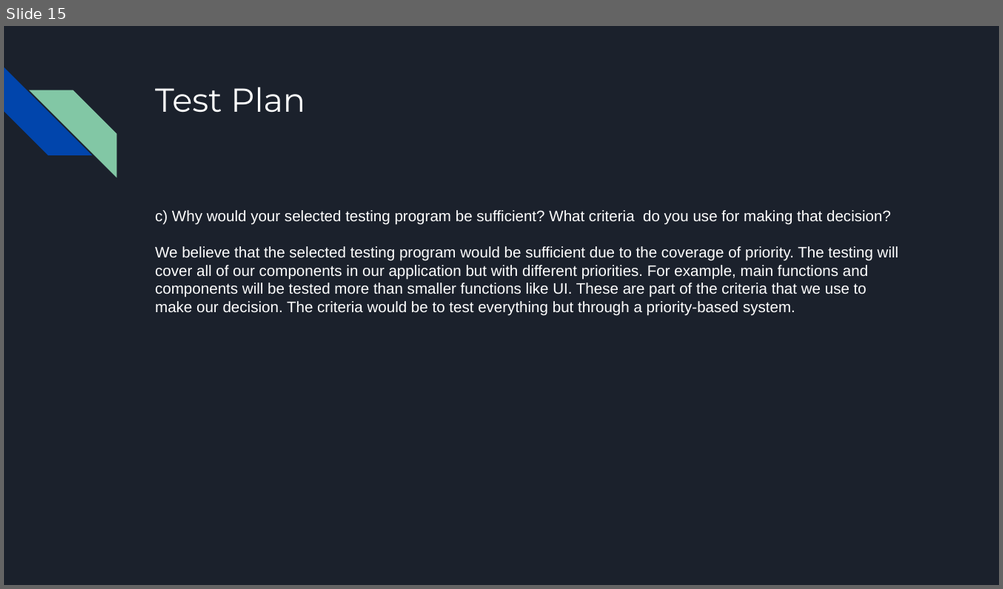
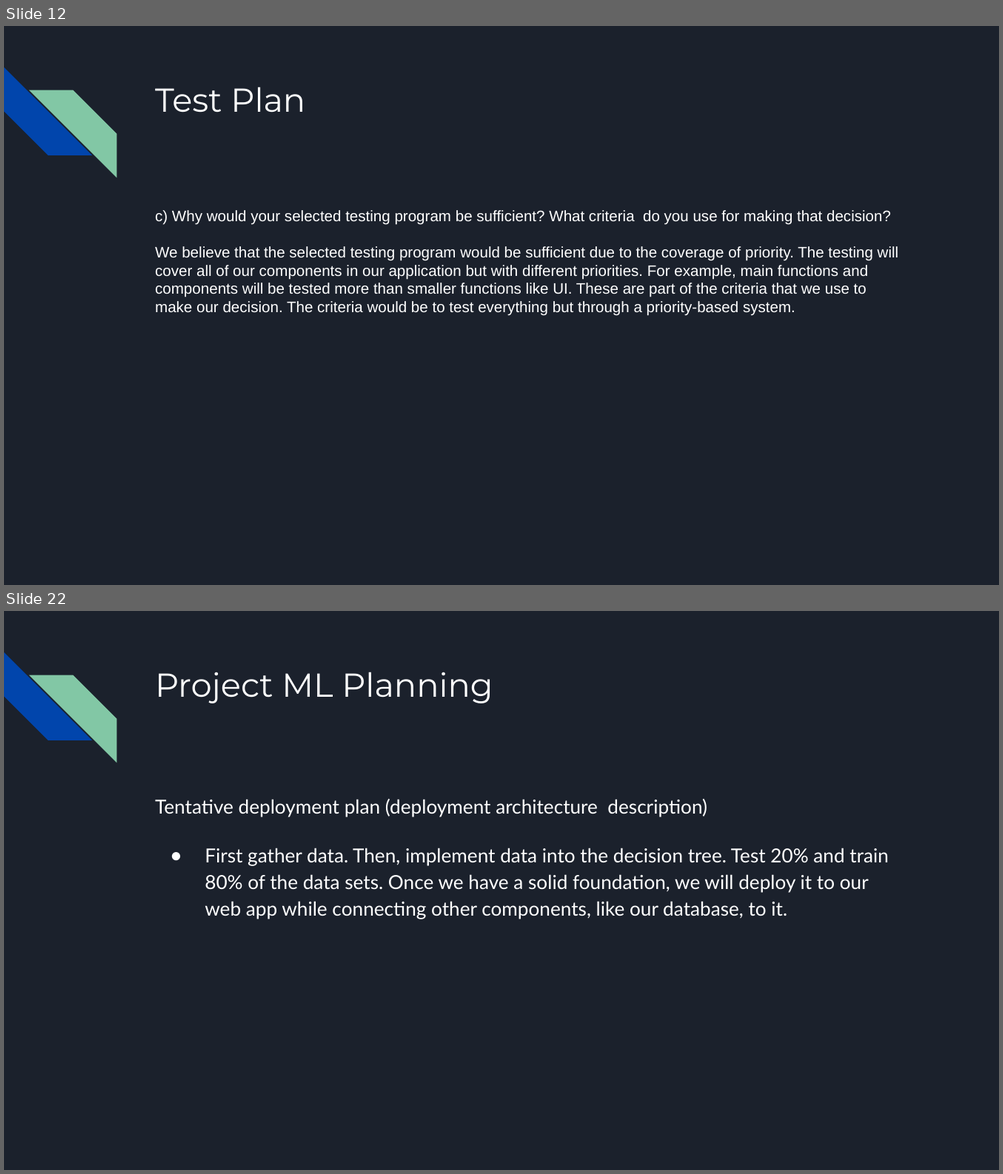
Before and after one commit to jamilkhan98/CECS491AProject, a slide deck: Sprints/Sprint #4/Sprint #4 Presentation.pptx. Shown one above the other, each under a label of ours: slide 15 before the commit, slides 12 and 22 after it; the slides between them are not shown. The pictures are 1003x589 and 1003x1174 pixels, drawn with LibreOffice and Linux fonts; fonts in the diff are those of the drawing. Boxes give left, top, right and bottom in pixels: in the first picture for what was removed or moved away, otherwise in the second. Text is boxed around its words. In the diff, an @@ line names an element or a change of style, - is before the commit and + after.

```diff
--- a/Sprints/Sprint #4/Sprint #4 Presentation.pptx
+++ b/Sprints/Sprint #4/Sprint #4 Presentation.pptx
@@ slide 22 added at (4, 611, 999, 1170), background #1B212C; not listed: 2 template elements that a slide beside it also shows @@
@@ title added at (155, 672, 492, 703), 24 pt, text #FFFFFF @@
+Project ML Planning
@@ text added at (155, 799, 888, 920), 14 pt, text #FFFFFF @@
+Tentative deployment plan (deployment architecture description)
+● First gather data. Then, implement data into the decision tree. Test 20% and train 80% of the data sets. Once we have a solid foundation, we will deploy it to our web app while connecting other components, like our database, to it.
@@ what was slide 15 is now slide 12 @@
```
Also in this commit, not shown: 7 slides changed, 14 other slides added.
